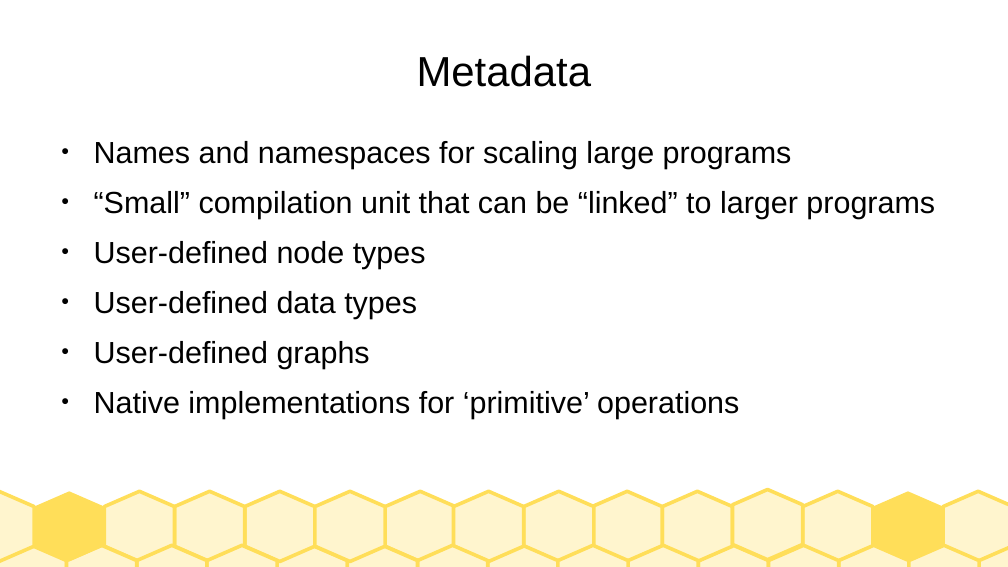
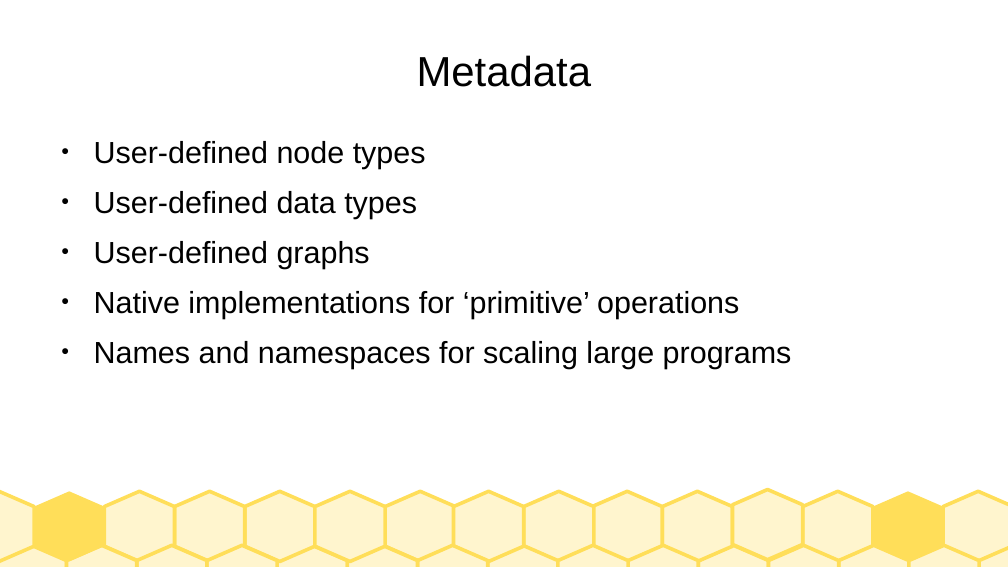
Before and after one commit to jarney/node--js, a slide deck: slide 20 of doc/NodesAJourney.odp. Drawn at 1008x567 pixels with LibreOffice and Linux fonts; fonts in the diff are those of the drawing. Boxes give left, top, right and bottom in pixels: in the first picture for what was removed or moved away, otherwise in the second. Text is boxed around its words. In the diff, an @@ line names an element or a change of style, - is before the commit and + after.

```diff
--- a/doc/NodesAJourney.odp
+++ b/doc/NodesAJourney.odp
@@ text at (x1=94, y1=141, x2=935, y2=219): paragraphs removed @@
-● Names and namespaces for scaling large programs
-● “Small” compilation unit that can be “linked” to larger programs
@@ text at (x1=94, y1=341, x2=792, y2=369): paragraph added @@
+● Names and namespaces for scaling large programs
```
Also in this commit, not shown: 3 other slides changed, 1 slide added, 1 slide removed.
